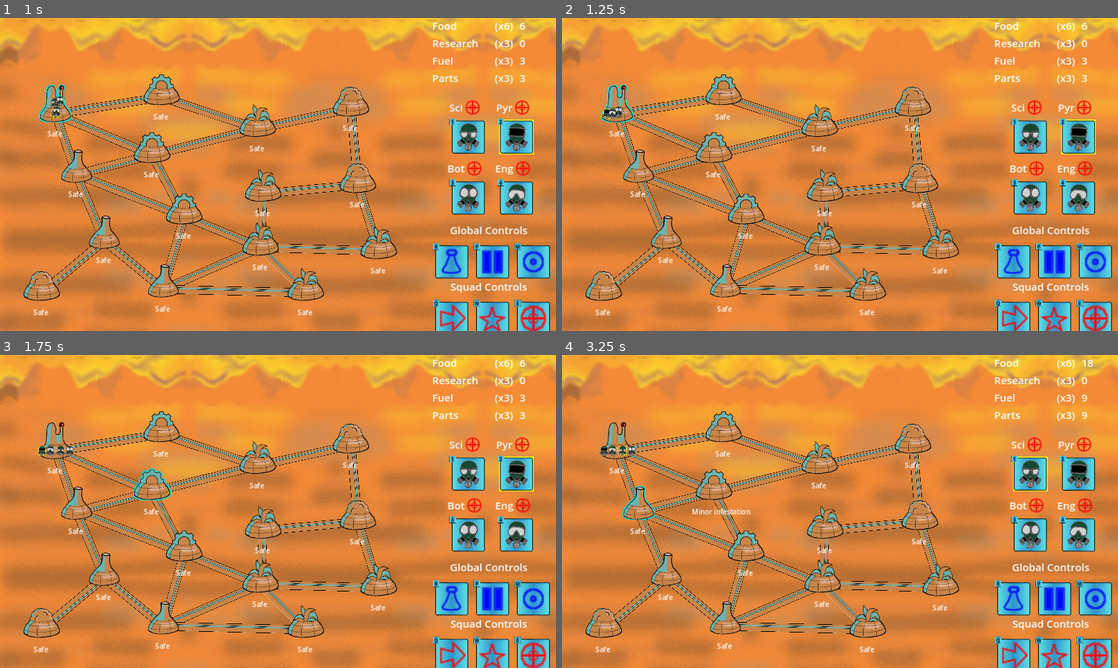
Above: before the commit, frames 1-4 (two rows, left to right).
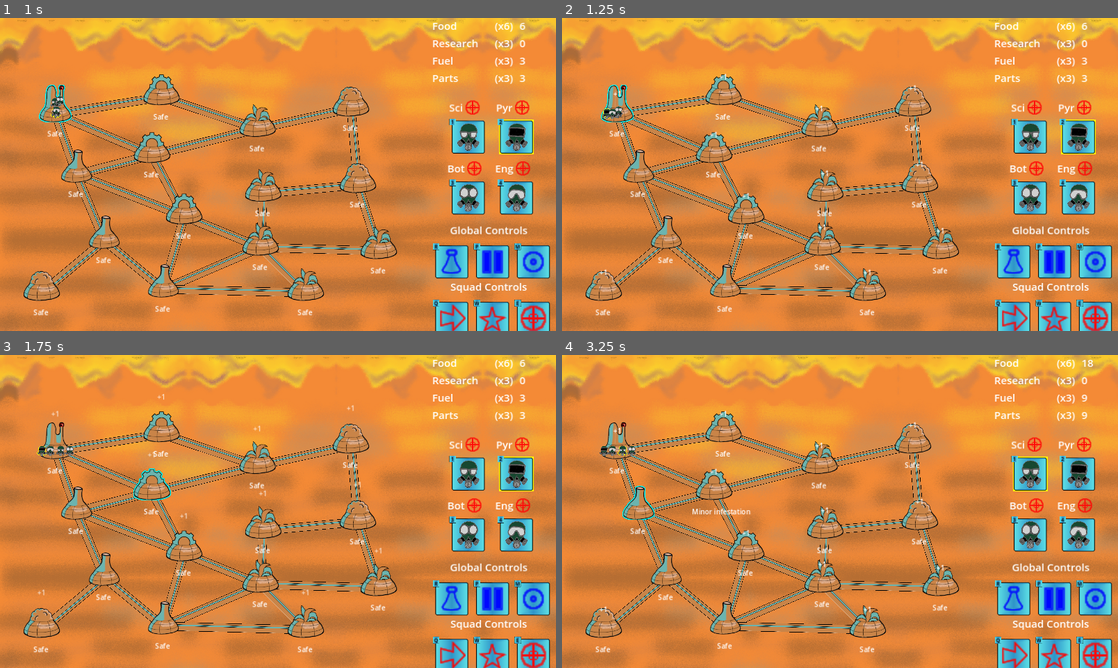
Above: after the commit, the same moments.

Repository: Aveli-games/contra-tentacula
Game: Godot game, scene res://main.tscn
The game is run twice, just before and just after one commit, with the same random seed, the same clock (stepped at 60 frames per second) and the same inputs.
Inputs (mouse positions are in pixels of both pictures, inside the frame that each line leads up to):
- Up to frame 1 (1 s): move the mouse to (55, 102) at 0.52 s; hold E (Fight) from 0.53 s (still down); click (55, 102) at 0.67 s
- Up to frame 2 (1.25 s): keep holding E (Fight)
- Up to frame 3 (1.75 s): move the mouse to (150, 480) at 1.27 s; release E (Fight) at 1.28 s; tap Q (Move) at 1.35 s; click (150, 480) at 1.42 s
- Up to frame 4 (3.25 s): move the mouse to (723, 423) at 2.02 s; hold W (Special) 2.03-2.78 s; click (723, 423) at 2.17 s; tap Enter at 2.75 s; move the mouse to (639, 502) at 2.77 s; tap 1 (Squad1) at 2.85 s; click (639, 502) at 2.92 s

Frame 1 is identical in both runs. In frame 2, 0.1% of the frame differs, in the area x 6-69%, y 17-83%; in frame 3, 0.1%; in frame 4, 0.1%.

Commit message:
+1 floating off domes as they produce resources

Diff:
--- a/dome.gd
+++ b/dome.gd
@@ -25,6 +25,7 @@
 var producing: bool = false
 
 func _ready():
+	$DomeGeneration.hide()
 	$ResourceGenerationTimer.start(1) # TODO: Have timer start on game start, not dome spawn
 	%PopupInfestation.value = 0
 
@@ -134,6 +135,7 @@
 
 func generate_resource():
 	if resource_type && resource_type != Globals.ResourceType.NONE:
+		$AnimationPlayer.play("generate_resource")
 		Globals.add_resource(resource_type, 1)
 
 func toggle_research(is_enable: bool):
--- a/dome.tscn
+++ b/dome.tscn
@@ -18,6 +18,91 @@
 shader_parameter/line_thickness = 2.0
 shader_parameter/on = false
 
+[sub_resource type="Animation" id="Animation_m308b"]
+length = 0.001
+tracks/0/type = "value"
+tracks/0/imported = false
+tracks/0/enabled = true
+tracks/0/path = NodePath("DomeGeneration:position")
+tracks/0/interp = 1
+tracks/0/loop_wrap = true
+tracks/0/keys = {
+"times": PackedFloat32Array(0),
+"transitions": PackedFloat32Array(1),
+"update": 0,
+"values": [Vector2(-10, -48)]
+}
+tracks/1/type = "value"
+tracks/1/imported = false
+tracks/1/enabled = true
+tracks/1/path = NodePath("DomeGeneration:modulate")
+tracks/1/interp = 1
+tracks/1/loop_wrap = true
+tracks/1/keys = {
+"times": PackedFloat32Array(0),
+"transitions": PackedFloat32Array(1),
+"update": 0,
+"values": [Color(1, 1, 1, 1)]
+}
+tracks/2/type = "value"
+tracks/2/imported = false
+tracks/2/enabled = true
+tracks/2/path = NodePath("DomeGeneration:visible")
+tracks/2/interp = 1
+tracks/2/loop_wrap = true
+tracks/2/keys = {
+"times": PackedFloat32Array(0),
+"transitions": PackedFloat32Array(1),
+"update": 1,
+"values": [true]
+}
+
+[sub_resource type="Animation" id="Animation_e7nfn"]
+resource_name = "generate_resource"
+length = 1.1
+tracks/0/type = "value"
+tracks/0/imported = false
+tracks/0/enabled = true
+tracks/0/path = NodePath("DomeGeneration:position")
+tracks/0/interp = 1
+tracks/0/loop_wrap = true
+tracks/0/keys = {
+"times": PackedFloat32Array(0.1, 1.1),
+"transitions": PackedFloat32Array(1, 1),
+"update": 0,
+"values": [Vector2(-10, -48), Vector2(-10, -125)]
+}
+tracks/1/type = "value"
+tracks/1/imported = false
+tracks/1/enabled = true
+tracks/1/path = NodePath("DomeGeneration:modulate")
+tracks/1/interp = 1
+tracks/1/loop_wrap = true
+tracks/1/keys = {
+"times": PackedFloat32Array(0.6, 1.1),
+"transitions": PackedFloat32Array(1, 1),
+"update": 0,
+"values": [Color(1, 1, 1, 1), Color(1, 1, 1, 0)]
+}
+tracks/2/type = "value"
+tracks/2/imported = false
+tracks/2/enabled = true
+tracks/2/path = NodePath("DomeGeneration:visible")
+tracks/2/interp = 1
+tracks/2/loop_wrap = true
+tracks/2/keys = {
+"times": PackedFloat32Array(0, 0.1, 1.1),
+"transitions": PackedFloat32Array(1, 1, 1),
+"update": 1,
+"values": [false, true, false]
+}
+
+[sub_resource type="AnimationLibrary" id="AnimationLibrary_3ncrv"]
+_data = {
+"RESET": SubResource("Animation_m308b"),
+"generate_resource": SubResource("Animation_e7nfn")
+}
+
 [node name="Dome" type="Area2D"]
 position = Vector2(593, 342)
 script = ExtResource("1_n1lt3")
@@ -97,6 +182,18 @@
 offset_top = -34.0
 offset_right = 130.0
 offset_bottom = -1.0
+
+[node name="AnimationPlayer" type="AnimationPlayer" parent="."]
+libraries = {
+"": SubResource("AnimationLibrary_3ncrv")
+}
+
+[node name="DomeGeneration" type="Label" parent="."]
+offset_left = -10.0
+offset_top = -48.0
+offset_right = 30.0
+offset_bottom = -25.0
+text = "+1"
 
 [connection signal="body_entered" from="." to="." method="_on_body_entered"]
 [connection signal="body_exited" from="." to="." method="_on_body_exited"]
Not shown: 1 places in dome.tscn that only renumber resources
